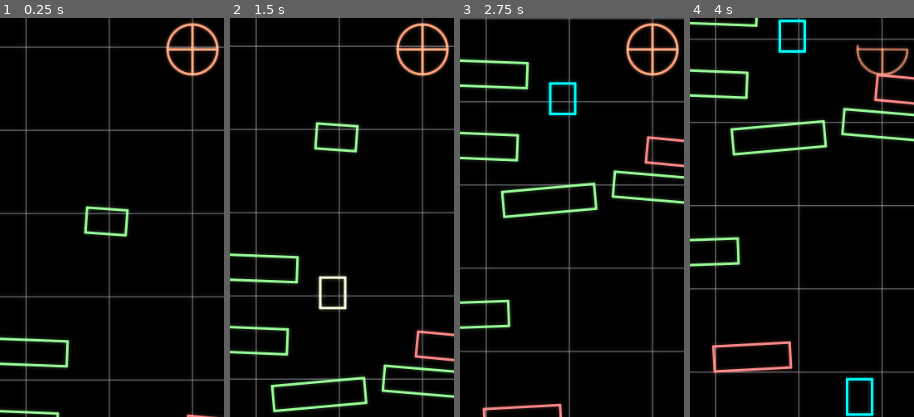
Above: before the commit, frames 1-4 (left to right).
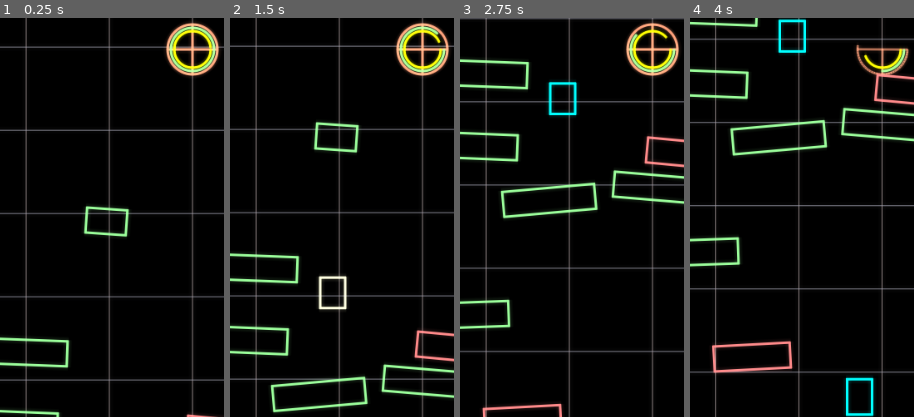
Above: after the commit, the same moments.

Repository: SmBe19/LD48
Game: Godot game, scene res://scn/Root.tscn
The game is run twice, just before and just after one commit, with the same random seed, the same clock (stepped at 60 frames per second) and the same inputs.
Inputs (mouse positions are % of the whole screen's width and height, from its top left):
- Up to frame 1 (0.25 s): no input
- Up to frame 2 (1.5 s): move the mouse to (72, 45) at 0.52 s; click (72, 45) at 0.67 s; move the mouse to (30, 55) at 1.27 s; click (30, 55) at 1.42 s
- Up to frame 3 (2.75 s): move the mouse to (60, 28) at 2.02 s; click (60, 28) at 2.17 s
- Up to frame 4 (4 s): move the mouse to (45, 70) at 2.77 s; click (45, 70) at 2.92 s; move the mouse to (80, 65) at 3.52 s; click (80, 65) at 3.67 s
The pictures show only the part of the screen within x 7-57%, y 20-70%; the shares and areas given below are measured in that part.

The runs differ from the first frame. In frame 1, 1.1% of the frame differs, in the area x 75-97%, y 2-14%; in frame 2, 1.1%; in frame 3, 0.9%; in frame 4, 0.4%.

Commit message:
add indicator wheels

Diff:
--- a/src/Globals.gd
+++ b/src/Globals.gd
@@ -1,3 +1,5 @@
 extends Node
 
 var line_width = 2
+var max_time = 20.0
+var max_rectangles = 8
--- a/src/Obstacles.gd
+++ b/src/Obstacles.gd
@@ -10,6 +10,7 @@
 var rotrand = 0.1
 var create_every = 200
 var headroom = 500
+var remaining_rectangles = Globals.max_rectangles
 
 func place_obstacles():
 	var ppos = $"../Player".position
@@ -49,19 +50,23 @@
 func _input(event):
 	if event is InputEventMouseButton:
 		if event.button_index == BUTTON_LEFT and event.pressed:
-			mouse_down = true
-			mouse_start = get_global_mouse_position()
-			mouse_rect = obstacle.instance()
-			mouse_rect.color = Color.lightgoldenrod
-			mouse_rect.get_node("Collision").disabled = true
-			place_mouse_rect()
-			add_child(mouse_rect)
+			if remaining_rectangles > 0:
+				mouse_down = true
+				mouse_start = get_global_mouse_position()
+				mouse_rect = obstacle.instance()
+				mouse_rect.color = Color.lightgoldenrod
+				mouse_rect.get_node("Collision").disabled = true
+				place_mouse_rect()
+				add_child(mouse_rect)
 		elif event.button_index == BUTTON_LEFT and not event.pressed:
-			mouse_down = false
-			mouse_rect.color = Color.aqua
-			mouse_rect.get_node("Collision").disabled = false
-			mouse_rect.update()
-			mouse_rect = null
+			if mouse_down:
+				mouse_down = false
+				mouse_rect.color = Color.aqua
+				mouse_rect.get_node("Collision").disabled = false
+				mouse_rect.update()
+				mouse_rect = null
+				remaining_rectangles -= 1
+				$"../Player".remaining_rectangles = remaining_rectangles
 
 func _ready():
 	rng.randomize()
--- a/src/Player.gd
+++ b/src/Player.gd
@@ -1,9 +1,15 @@
 extends RigidBody2D
 
+var circle_parts = 64
 var radius = 30
 var lines = 4
 var color = Color.lightsalmon setget set_color
+var time_color = Color.yellow setget set_time_color
+var rect_color = Color.lightgreen setget set_rect_color
 var max_angle = TAU setget set_max_angle
+var remaining_time = Globals.max_time
+var display_remaining_time = Globals.max_time setget set_display_remaining_time
+var remaining_rectangles = Globals.max_rectangles setget set_remaining_rectangles
 
 func set_color(c):
 	color = c
@@ -13,37 +19,66 @@
 	max_angle = a
 	update()
 
-func _draw():
-	var parts = 64
+func set_time_color(c):
+	time_color = c
+	update()
+
+func set_rect_color(c):
+	rect_color = c
+	update()
+
+func set_display_remaining_time(t):
+	display_remaining_time = t
+	update()
+
+func set_remaining_rectangles(r):
+	remaining_rectangles = r
+	update()
+
+func drw_circle(r, c, ma):
 	var last = Vector2(1, 0)
-	for i in parts:
-		var angle = TAU*i/float(parts-1)
-		if angle > max_angle:
+	for i in circle_parts:
+		var angle = TAU*i/float(circle_parts-1)
+		if angle > ma:
 			continue
 		var next = Vector2(cos(angle), sin(angle))
-		draw_line(last * radius, next * radius, color, Globals.line_width, true)
+		draw_line(last * r, next * r, c, Globals.line_width, true)
 		last = next
+
+func drw_lines():
 	for i in lines:
 		var angle = TAU*i/float(lines)
 		if angle >= max_angle:
 			continue
 		draw_line(Vector2.ZERO, Vector2.ZERO + radius * Vector2(cos(angle), sin(angle)), color, Globals.line_width, true)
 
+
+func _draw():
+	drw_lines()
+	drw_circle(radius - 2*Globals.line_width, rect_color, remaining_rectangles / float(Globals.max_rectangles) * TAU)
+	drw_circle(radius - 4*Globals.line_width, time_color, display_remaining_time / Globals.max_time * TAU)
+	drw_circle(radius, color, max_angle)
+
 var dead = false
 
 func die():
 	if dead:
 		return
+	self.time_color = Color.yellow
+	dead = true
 	set_deferred("mode", RigidBody2D.MODE_STATIC)
+
 	$IDieTween.interpolate_property(self, "color", color, Color(color.r, color.g, color.b, 0), 2)
 	$IDieTween.interpolate_property(self, "max_angle", TAU, 0, 2)
+	$IDieTween.interpolate_property(self, "display_remaining_time", remaining_time, 0, 2)
+	$IDieTween.interpolate_property(self, "remaining_rectangles", remaining_rectangles, 0, 2)
 	$IDieTween.start()
+
 	var timer = Timer.new()
 	add_child(timer)
 	timer.wait_time = 3
 	timer.connect("timeout", self, "restart_game")
 	timer.start()
-	dead = true
 
 func restart_game():
 	var _res = get_tree().reload_current_scene()
@@ -52,10 +87,29 @@
 var last_pos = Vector2.ZERO
 var last_velo = Vector2.ZERO
 var same_shot = 0
+var last_time_upd_time_color = 0
+var last_time_upd_disp_time = 0
 
-func _process(delta):
-	if dead:
-		return
+func time(delta):
+	remaining_time -= delta
+	if remaining_time < 4:
+		if abs(remaining_time - last_time_upd_time_color) > 0.25:
+			if time_color == Color.yellow:
+				self.time_color = Color.red
+			else:
+				self.time_color = Color.yellow
+			last_time_upd_time_color = remaining_time
+	else:
+		if time_color != Color.yellow:
+			self.time_color = Color.yellow
+	if abs(remaining_time - last_time_upd_disp_time) > 1:
+		self.display_remaining_time = remaining_time
+		last_time_upd_disp_time = remaining_time
+	if remaining_time < 0:
+		print("Player died: time ran out")
+		die()
+
+func not_move(delta):
 	next_shot -= delta
 	if next_shot < 0:
 		next_shot = 0.5
@@ -67,10 +121,19 @@
 		else:
 			same_shot = 0
 		last_pos = position
+
+func too_fast(delta):
 	if linear_velocity.distance_squared_to(last_velo) > 100000:
 		print("Player died: too fast")
 		die()
 	last_velo = linear_velocity
+
+func _process(delta):
+	if dead:
+		return
+	time(delta)
+	not_move(delta)
+	too_fast(delta)
 
 
 func _on_AmIDie_body_entered(body):
Not shown, changed: README.md
